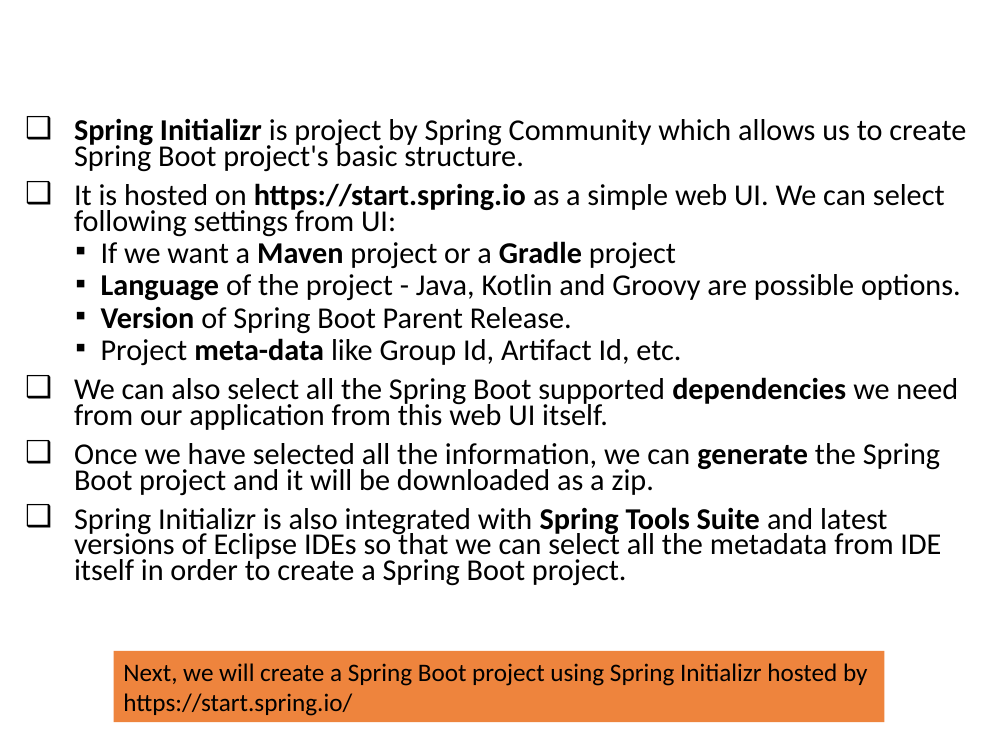
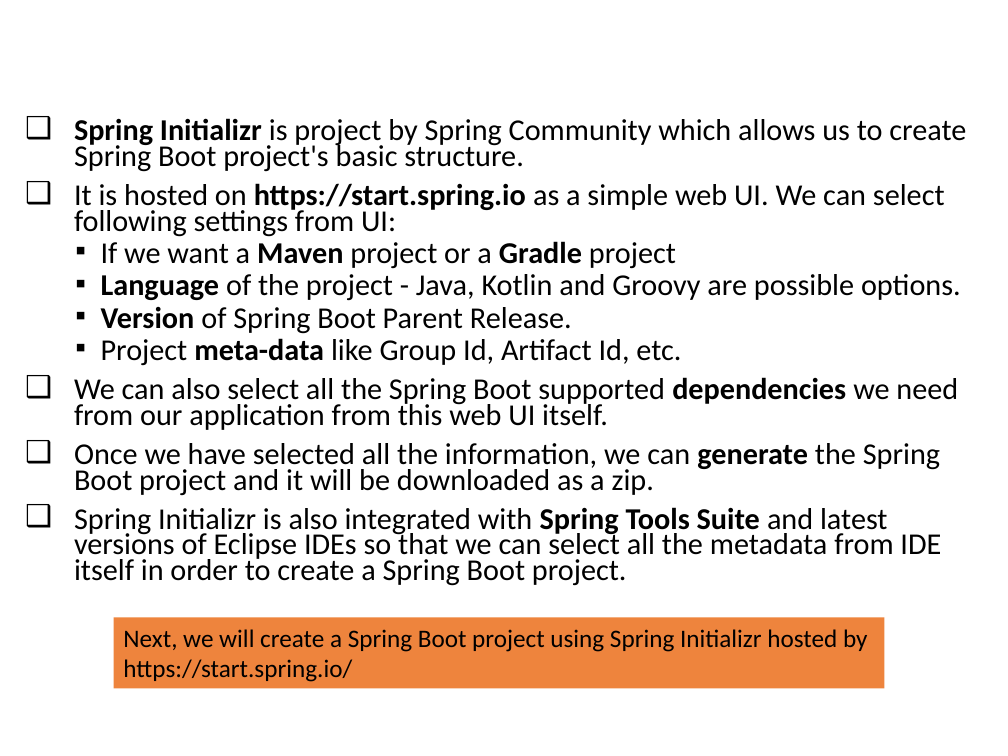
Before and after one commit to vishalrangras/spring-boot-sample, a slide deck: slide 15 of Developing with Spring Boot.pptx. Drawn at 1008x756 pixels with LibreOffice and Linux fonts; fonts in the diff are those of the drawing; background and template pictures are left out. Boxes give left, top, right and bottom in pixels: in the first picture for what was removed or moved away, otherwise in the second. Text is boxed around its words. In the diff, an @@ line names an element or a change of style, - is before the commit and + after.

```diff
--- a/Developing with Spring Boot.pptx
+++ b/Developing with Spring Boot.pptx
@@ rectangle "Next, we will create a ...": place and size @@
-rectangle "Next, we will create a ..." at (114, 651, 885, 723)
+rectangle "Next, we will create a ..." at (114, 617, 885, 688)
```
Also in this commit, not shown: 15 other slides changed, 8 slides added.
